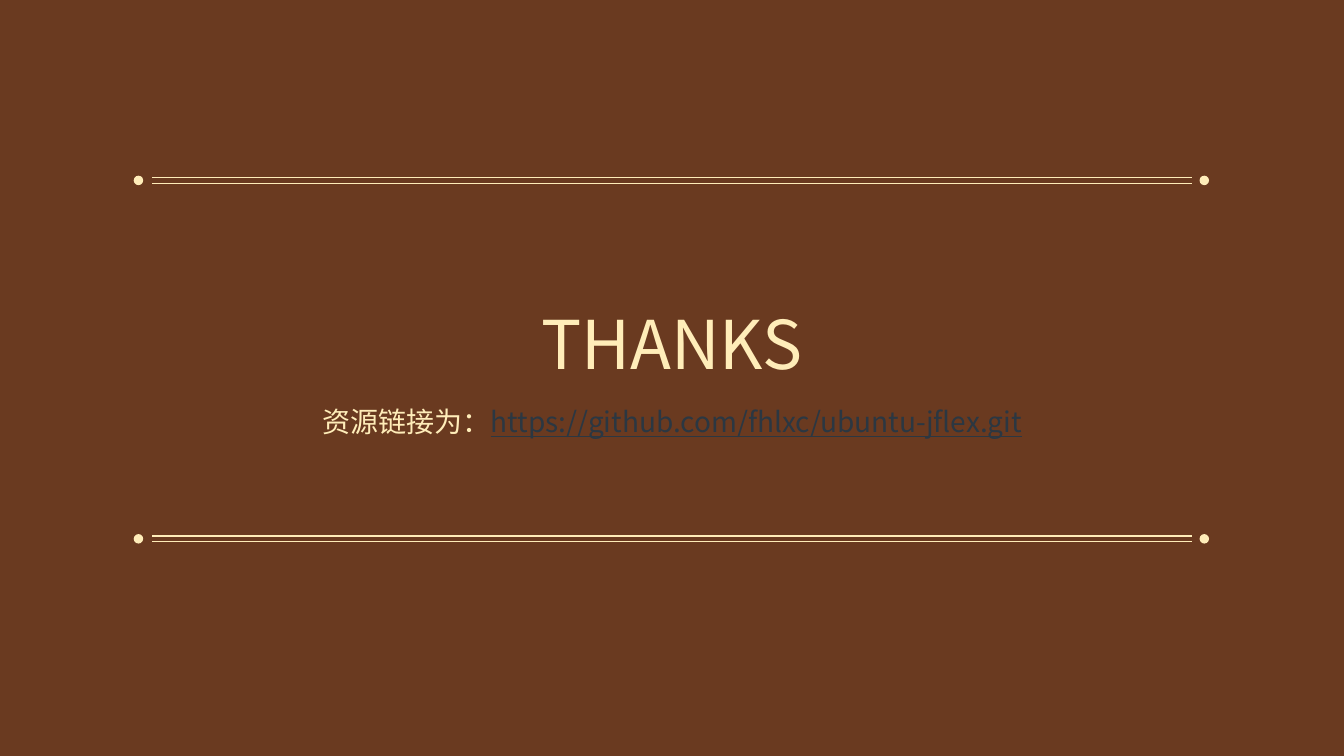
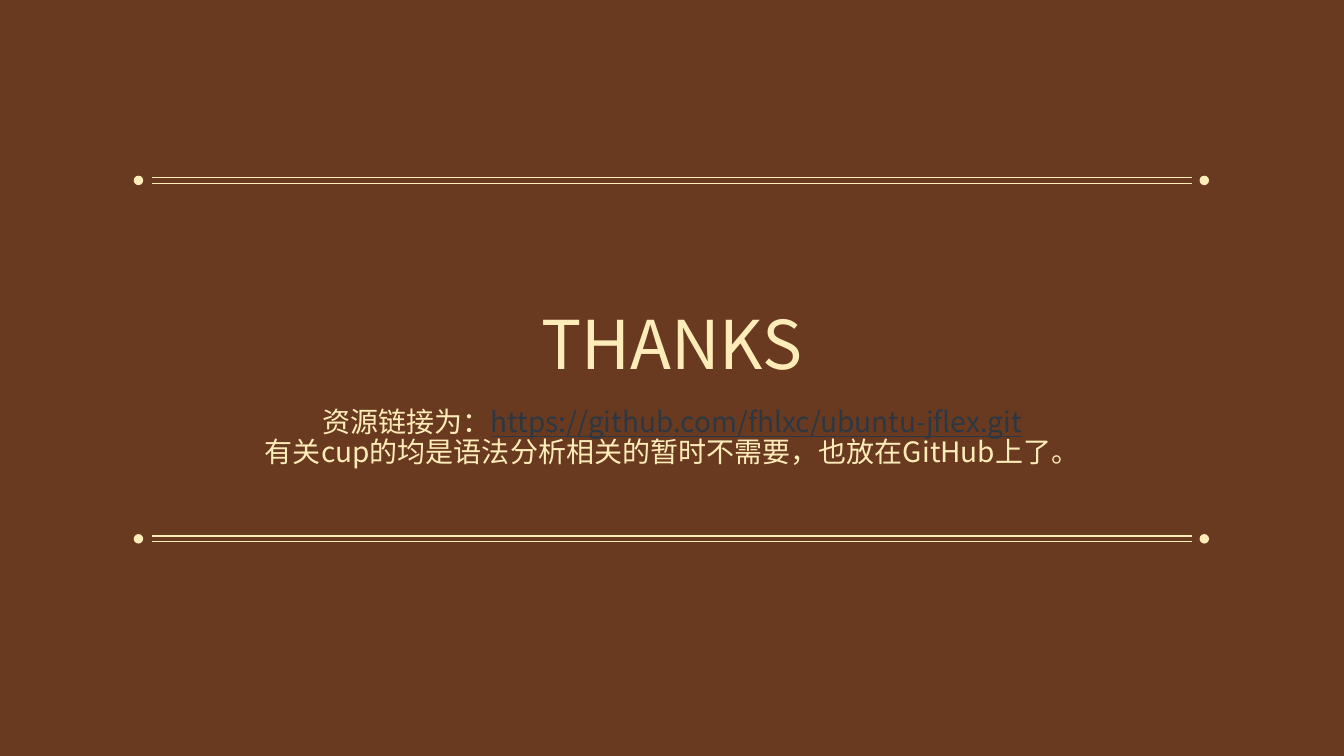
Before and after one commit to fhlxc/ubuntu-jflex, a slide deck: slide 8 of Ubuntu下配置及使用jflex.pptx. Drawn at 1344x756 pixels with LibreOffice and Linux fonts; fonts in the diff are those of the drawing; background and template pictures are left out. Boxes give left, top, right and bottom in pixels: in the first picture for what was removed or moved away, otherwise in the second. Text is boxed around its words. In the diff, an @@ line names an element or a change of style, - is before the commit and + after.

```diff
--- a/Ubuntu下配置及使用jflex.pptx
+++ b/Ubuntu下配置及使用jflex.pptx
@@ subtitle at <box>265,434,1080,469</box>: paragraph added @@
+有关cup的均是语法分析相关的暂时不需要，也放在GitHub上了。
```
Also in this commit, not shown: 1 other slide changed.
